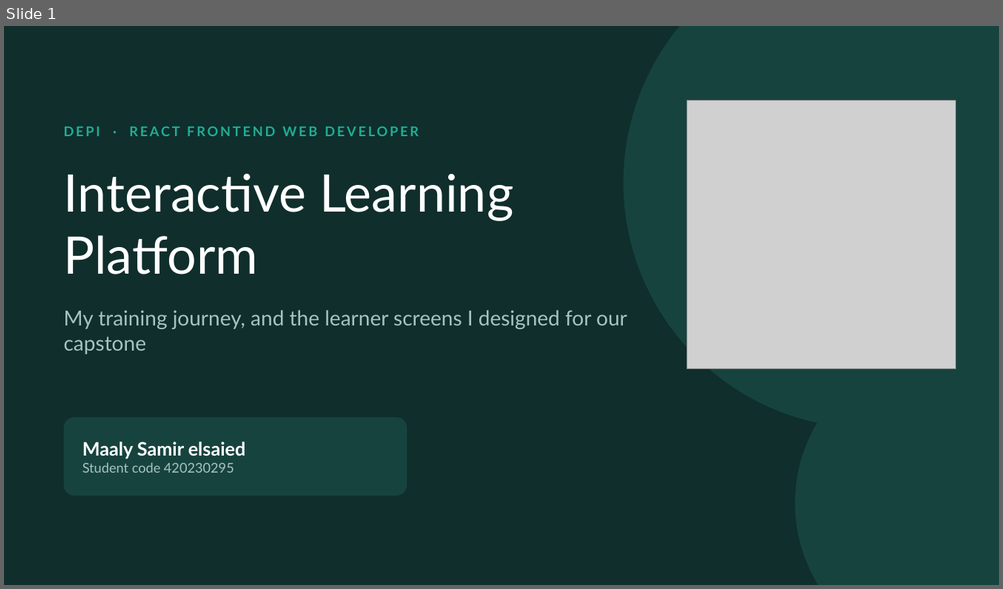
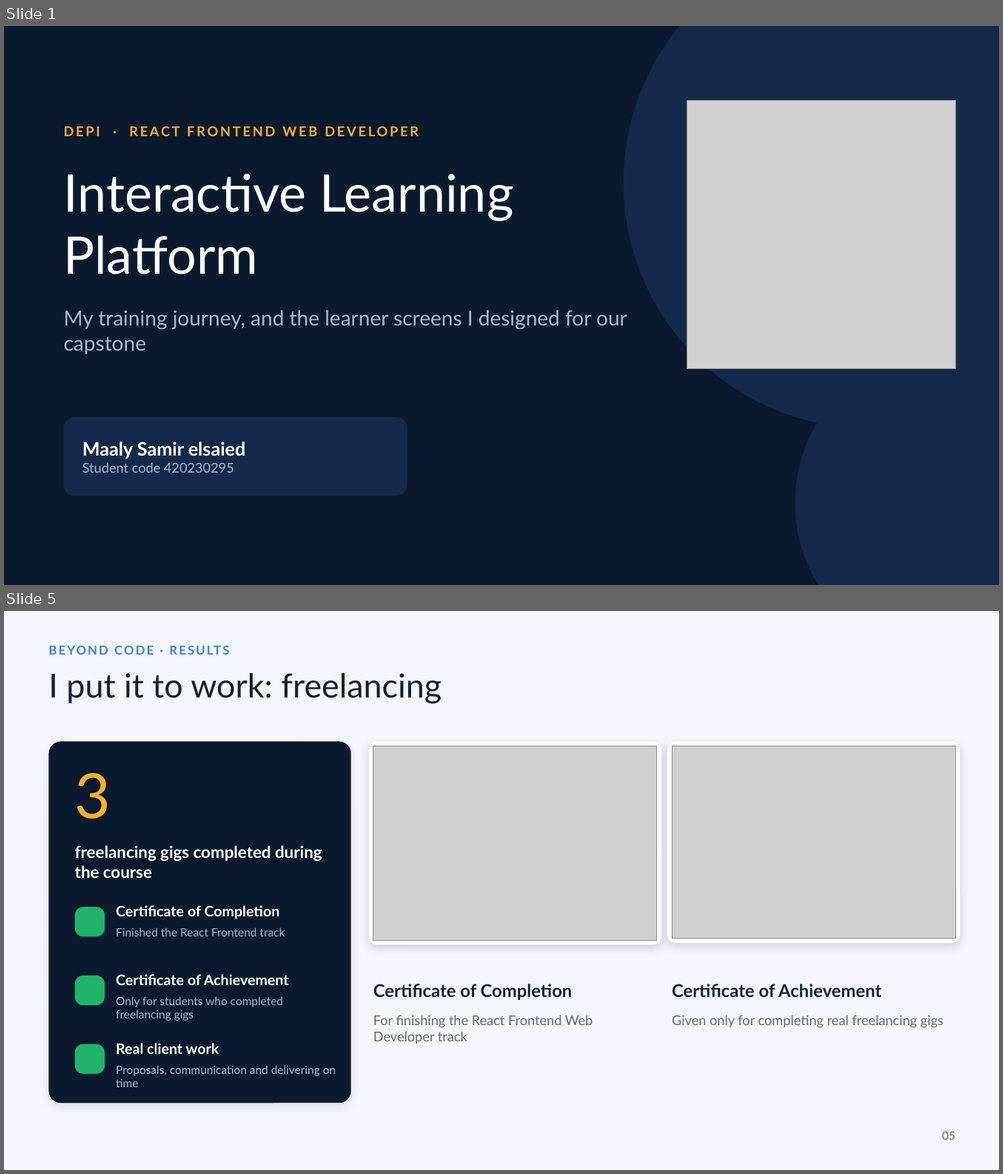
Before and after one commit to Saif-eldin-Ahmed-Helmy/Interactive-Learning-Platform, a slide deck: output/discussion/Maaly-DEPI-Discussion.pptx. Shown one above the other, each under a label of ours: slide 1 before the commit, slides 1 and 5 after it; the slides between them are not shown. The pictures are 1003x589 and 1003x1174 pixels, drawn with LibreOffice and Linux fonts; fonts in the diff are those of the drawing; grey boxes stand for pictures; background and template pictures are left out. Boxes give left, top, right and bottom in pixels: in the first picture for what was removed or moved away, otherwise in the second. Text is boxed around its words. In the diff, an @@ line names an element or a change of style, - is before the commit and + after.

```diff
--- a/output/discussion/Maaly-DEPI-Discussion.pptx
+++ b/output/discussion/Maaly-DEPI-Discussion.pptx
@@ slide 5 added at <box>4,611,999,1170</box>, background #F4F7FB @@
@@ text added at <box>48,642,720,665</box>, 12 pt, text #3D7BFF, bold @@
+BEYOND CODE · RESULTS
@@ text added at <box>48,673,441,703</box>, 32 pt, text #0E2238 @@
+I put it to work: freelancing
@@ rounded rectangle added at <box>48,741,351,1103</box>, fill #0B1A2E @@
@@ rounded rectangle added at <box>369,741,661,945</box>, fill #FFFFFF @@
@@ rounded rectangle added at <box>667,741,960,943</box>, fill #FFFFFF @@
@@ picture added at <box>373,746,657,941</box> @@
@@ picture added at <box>671,746,956,939</box> @@
@@ text added at <box>75,773,111,819</box>, 60 pt, text #FFB020 @@
+3
@@ text added at <box>75,846,322,878</box>, 16 pt, text #FFFFFF, bold @@
+freelancing gigs completed during the course
@@ rounded rectangle added at <box>75,907,105,937</box>, fill #1FB46A @@
@@ text added at <box>116,906,280,920</box>, 14 pt, text #FFFFFF, bold @@
+Certificate of Completion
@@ text added at <box>116,928,284,937</box>, 11 pt, text #A9B8CF @@
+Finished the React Frontend track
@@ rounded rectangle added at <box>75,976,105,1005</box>, fill #1FB46A @@
@@ text added at <box>116,974,289,985</box>, 14 pt, text #FFFFFF, bold @@
+Certificate of Achievement
@@ text added at <box>373,984,572,1000</box>, 17 pt, text #0E2238, bold @@
+Certificate of Completion
@@ text added at <box>671,984,881,997</box>, 17 pt, text #0E2238, bold @@
+Certificate of Achievement
@@ text added at <box>116,997,283,1021</box>, 11 pt, text #A9B8CF @@
+Only for students who completed freelancing gigs
@@ text added at <box>373,1015,593,1044</box>, 13 pt, text #5C6B80 @@
+For finishing the React Frontend Web Developer track
@@ text added at <box>671,1015,943,1028</box>, 13 pt, text #5C6B80 @@
+Given only for completing real freelancing gigs
@@ rounded rectangle added at <box>75,1045,105,1074</box>, fill #1FB46A @@
@@ text added at <box>116,1043,219,1054</box>, 14 pt, text #FFFFFF, bold @@
+Real client work
@@ text added at <box>116,1065,336,1088</box>, 11 pt, text #A9B8CF @@
+Proposals, communication and delivering on time
@@ text added at <box>942,1132,955,1140</box>, 11 pt, text #5C6B80 @@
+05
@@ slide 1 changed as well @@
@@ background #0F2E2C to #0B1A2E @@
@@ text "DEPI · REACT FRONTEND WEB ..." at <box>64,126,418,136</box>: text colour #1FAE96 to #FFB020 @@
@@ text "My training journey, and the ..." at <box>64,310,627,355</box>: text colour #A7C4BF to #A9B8CF @@
@@ fill #17433F to #15294A in 3 elements at <box>623,26,999,429</box>, <box>795,347,999,585</box>, <box>64,417,407,496</box> @@
@@ text at <box>82,463,234,473</box>: text colour #A7C4BF to #A9B8CF in "Student code 420230295" @@
```
Also in this commit, not shown: 8 other slides changed, 3 other slides added, 3 slides removed, 10 other files.
